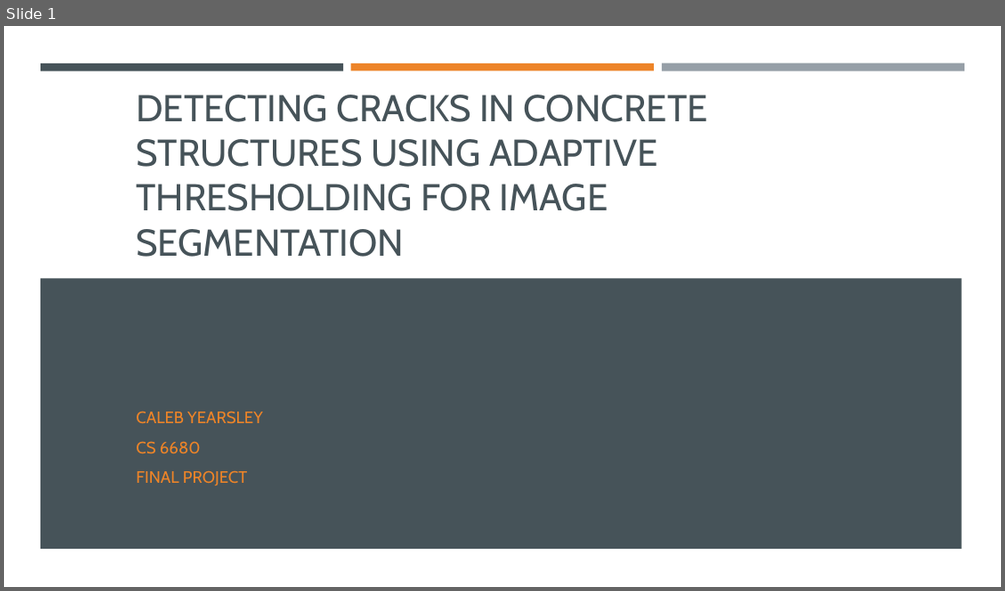
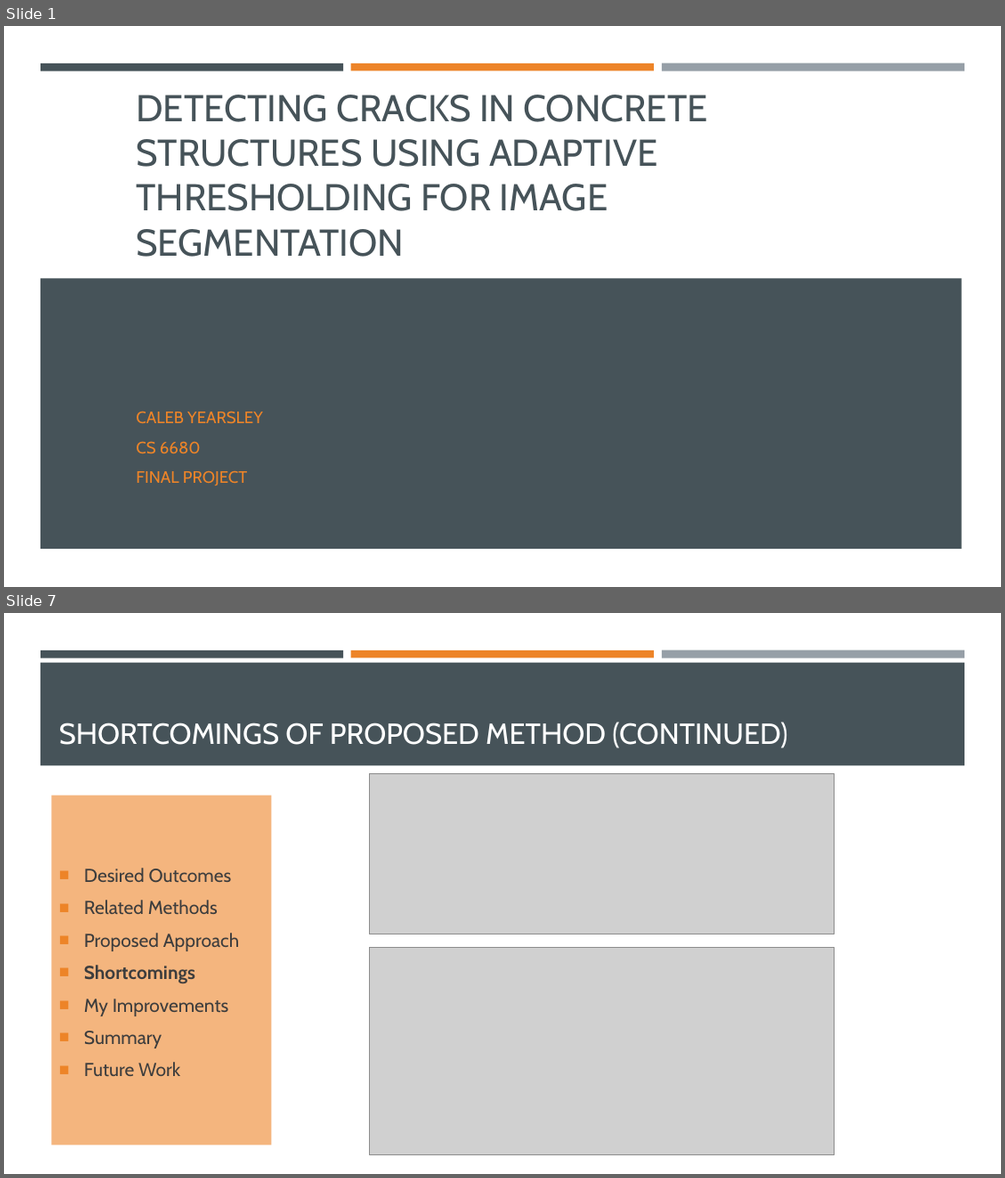
Before and after one commit to cyearsley/cs6680-DCCSUATFIS, a slide deck: Detecting Cracks in Concrete Structures Using Adaptive Thresholding.pptx. Shown one above the other, each under a label of ours: slide 1 before the commit, slides 1 and 7 after it; the slides between them are not shown. The pictures are 1005x591 and 1005x1178 pixels, drawn with LibreOffice and Linux fonts; fonts in the diff are those of the drawing; grey boxes stand for pictures. Boxes give left, top, right and bottom in pixels: in the first picture for what was removed or moved away, otherwise in the second. Text is boxed around its words. In the diff, an @@ line names an element or a change of style, - is before the commit and + after.

Commit message:
Work on powerpoint some more... Apply some scenarios to produce some images.

```diff
--- a/Detecting Cracks in Concrete Structures Using Adaptive Thresholding.pptx
+++ b/Detecting Cracks in Concrete Structures Using Adaptive Thresholding.pptx
@@ slide 7 added at box(4, 613, 1001, 1174), background #FFFFFF; not listed: 3 template elements that a slide beside it also shows @@
@@ rectangle added at box(40, 662, 965, 765), fill #465359 @@
@@ title added at box(59, 722, 787, 748), 28 pt, text #FFFFFF @@
+SHORTCOMINGS OF PROPOSED METHOD (CONTINUED)
@@ text added at box(52, 795, 272, 1145), fill #F4B57E, 18 pt, text #3D3D3D @@
+■ Desired Outcomes
+■ Related Methods
+■ Proposed Approach
+■ Shortcomings
+■ My Improvements
+■ Summary
+■ Future Work
@@ picture added at box(370, 773, 834, 933) @@
@@ picture added at box(370, 948, 834, 1155) @@
```
Also in this commit, not shown: 4 slides changed, 9 other slides added, 1 slide removed, 6 other files.
